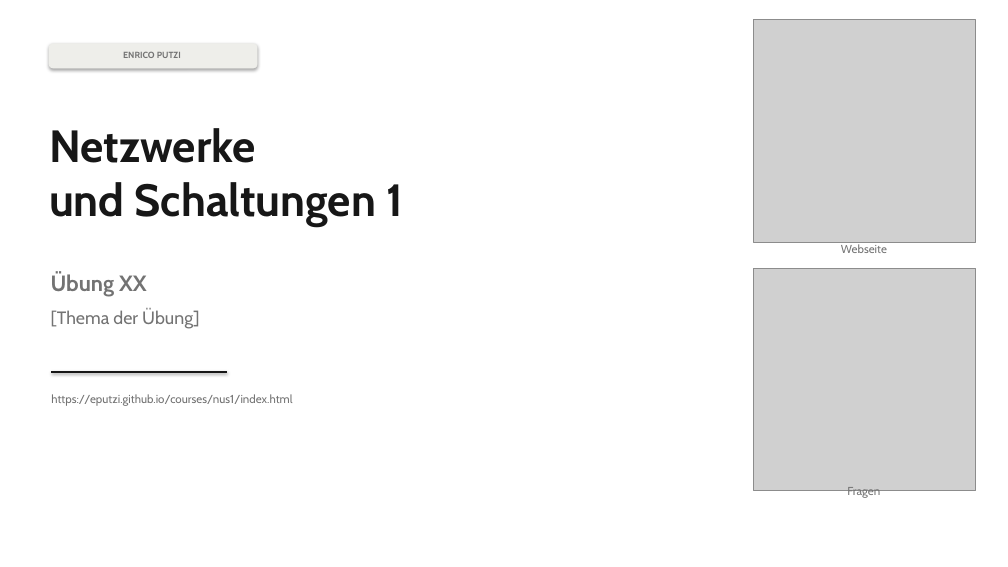
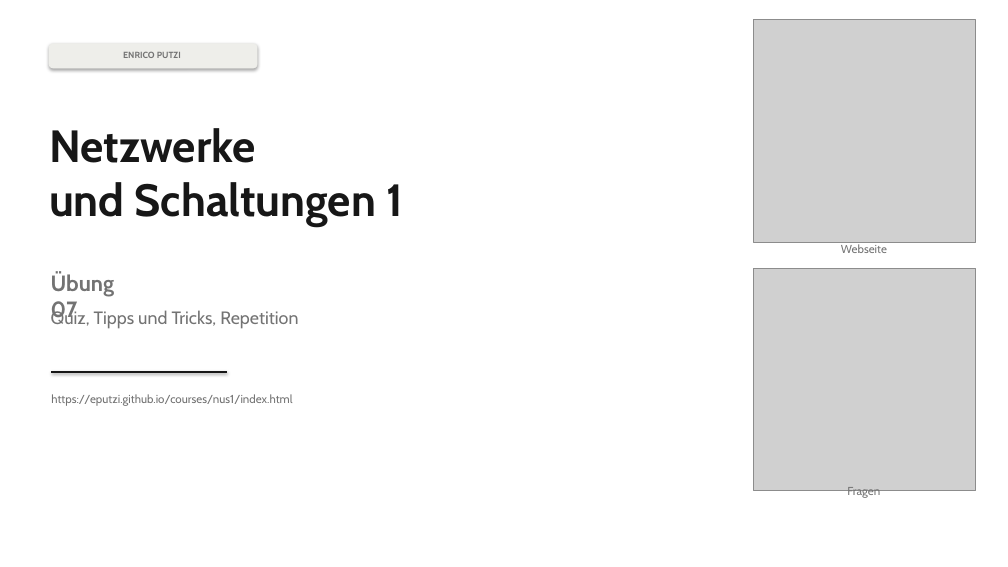
Before and after one commit to eputzi/eputzi.github.io, a slide deck: slide 1 of courses/nus1/files/slides/W07.pptx. Drawn at 1008x567 pixels with LibreOffice and Linux fonts; fonts in the diff are those of the drawing; grey boxes stand for pictures. Boxes give left, top, right and bottom in pixels: in the first picture for what was removed or moved away, otherwise in the second. Text is boxed around its words. In the diff, an @@ line names an element or a change of style, - is before the commit and + after.

```diff
--- a/courses/nus1/files/slides/W07.pptx
+++ b/courses/nus1/files/slides/W07.pptx
@@ text at box(51, 272, 115, 323): text changed @@
-Übung XX
+Übung 07
@@ text at box(51, 310, 298, 329): text changed @@
-[Thema der Übung]
+Quiz, Tipps und Tricks, Repetition
```
Also in this commit, not shown: 4 other slides changed, 20 slides added, 5 slides removed, 5 other files.
